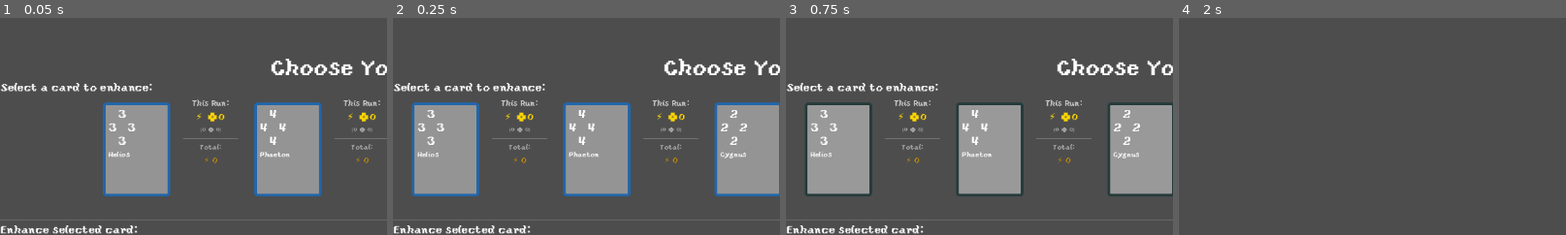
Above: before the commit, frames 1-4 (left to right).
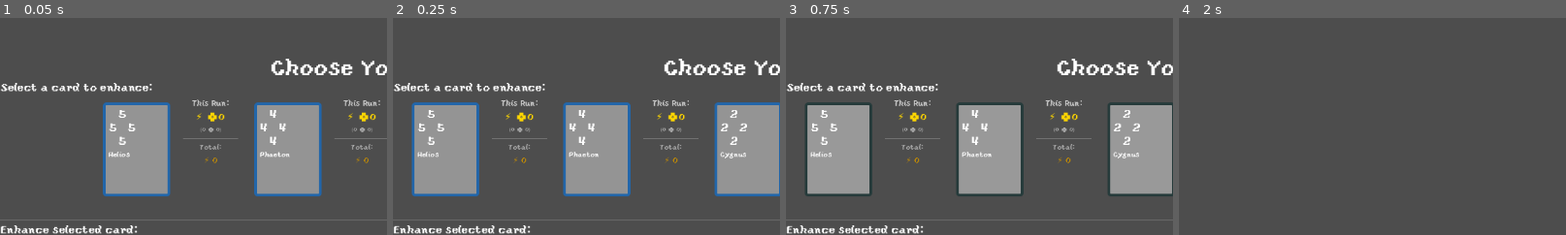
Above: after the commit, the same moments.

Repository: leslieharding/Mnemosyne
Game: Godot game, scene res://Scenes/RewardScreen.tscn
The game is run twice, just before and just after one commit, with the same random seed, the same clock (stepped at 60 frames per second) and the same inputs. This scene is started directly instead of the project's main scene.
Inputs:
- Up to frame 1 (0.05 s): no input
- Up to frame 2 (0.25 s): no input
- Up to frame 3 (0.75 s): click "🧠 Consciousness Boost Nascent…" at 0.5 s
- Up to frame 4 (2 s): click "Continue" at 1.25 s
The pictures show only the part of the screen within x 0-50%, y 2-51%; the shares and areas given below are measured in that part.

The runs differ from the first frame. In frame 1, 0.1% of the frame differs, in the area x 28-35%, y 42-59%; in frame 2, 0.1%; in frame 3, 0.1%; in frame 4, nothing differs.
Error in both runs: Invalid access to property or key 'nodes' on a base object of type 'Nil'. (res://Scripts/run_map.gd:106)

Commit message:
grow reward screen fix, tremor fix

Diff:
--- a/Scripts/card_battle_manager.gd
+++ b/Scripts/card_battle_manager.gd
@@ -3289,7 +3289,7 @@
 func process_single_tremor(tremor_id: int, tremor_data: Dictionary):
 	var source_position = tremor_data.source_position
 	var tremor_zones = tremor_data.tremor_zones
-	var tremor_owner = tremor_data.tremor_owner
+	var tremor_owner = tremor_data.owner
 
 	# Get the source card's current stats
 	var source_card = get_card_at_position(source_position)
--- a/Scripts/reward_screen.gd
+++ b/Scripts/reward_screen.gd
@@ -329,14 +329,29 @@
 			if global_tracker:
 				current_level = global_tracker.get_card_level(god_name, card_index)
 
+		# Create card data with effective values including growth
+		var display_card_data = card.duplicate()
+		var effective_values = card.get_effective_values(current_level)
+
+		var growth_tracker = get_node_or_null("/root/RunStatGrowthTrackerAutoload")
+		if growth_tracker:
+			effective_values = growth_tracker.apply_growth_to_card_values(effective_values, card_index)
+			print("Applied growth to card ", card.card_name, " - values with growth: ", effective_values)
+
+		# Apply the values with growth to the display card
+		display_card_data.values = effective_values.duplicate()
+		display_card_data.abilities = card.get_effective_abilities(current_level).duplicate()
+
 		# Debug: Print what we're setting up
 		print("Setting up card display with:")
 		print("  Card: ", card.card_name)
 		print("  Level: ", current_level)
 		print("  God: ", god_name)
 		print("  Index: ", card_index)
-
-		card_display.setup(card, current_level, god_name, card_index)
+		print("  Final values (with growth): ", display_card_data.values)
+
+		# Setup with the modified card data
+		card_display.setup(display_card_data, current_level, god_name, card_index)
 
 		# Double-check the setup worked
 		if card_display.card_data:
